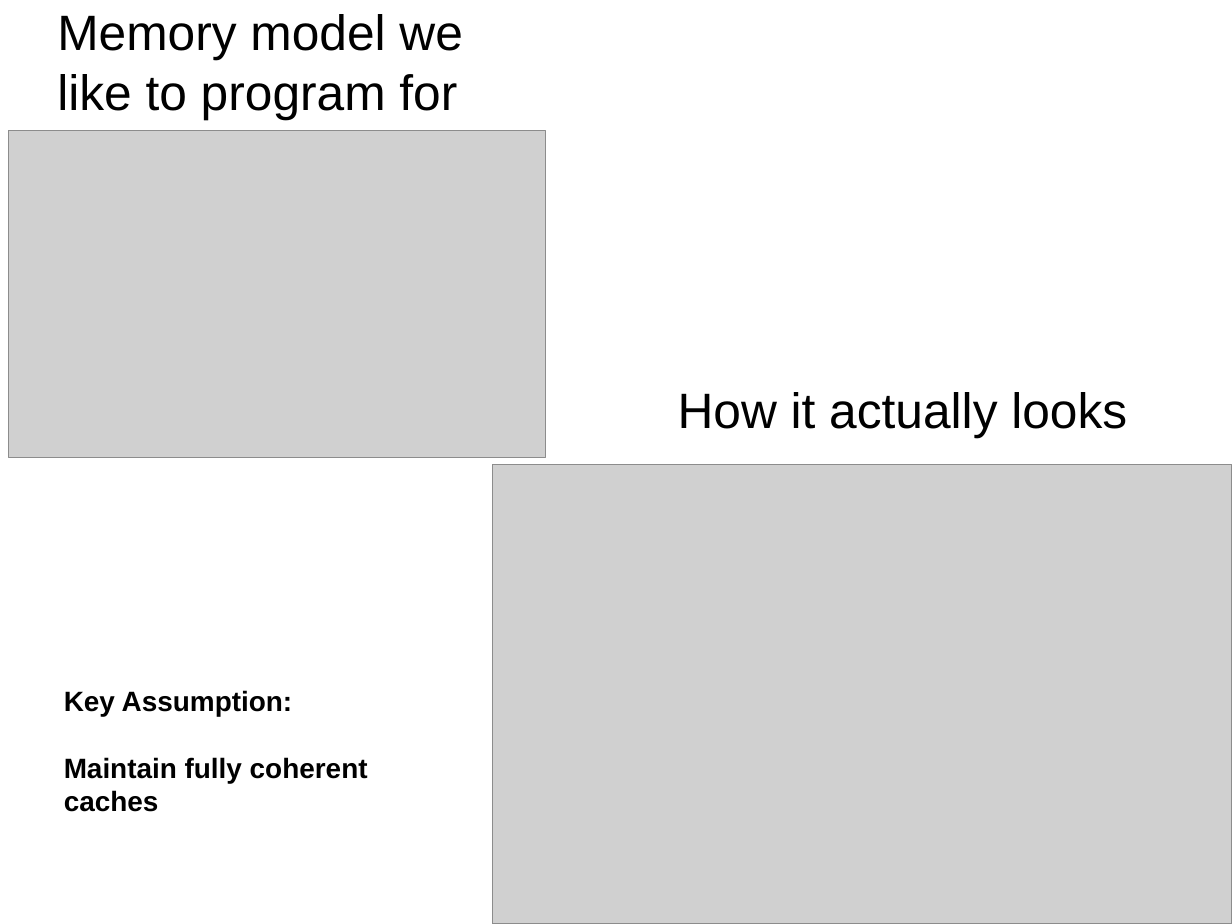
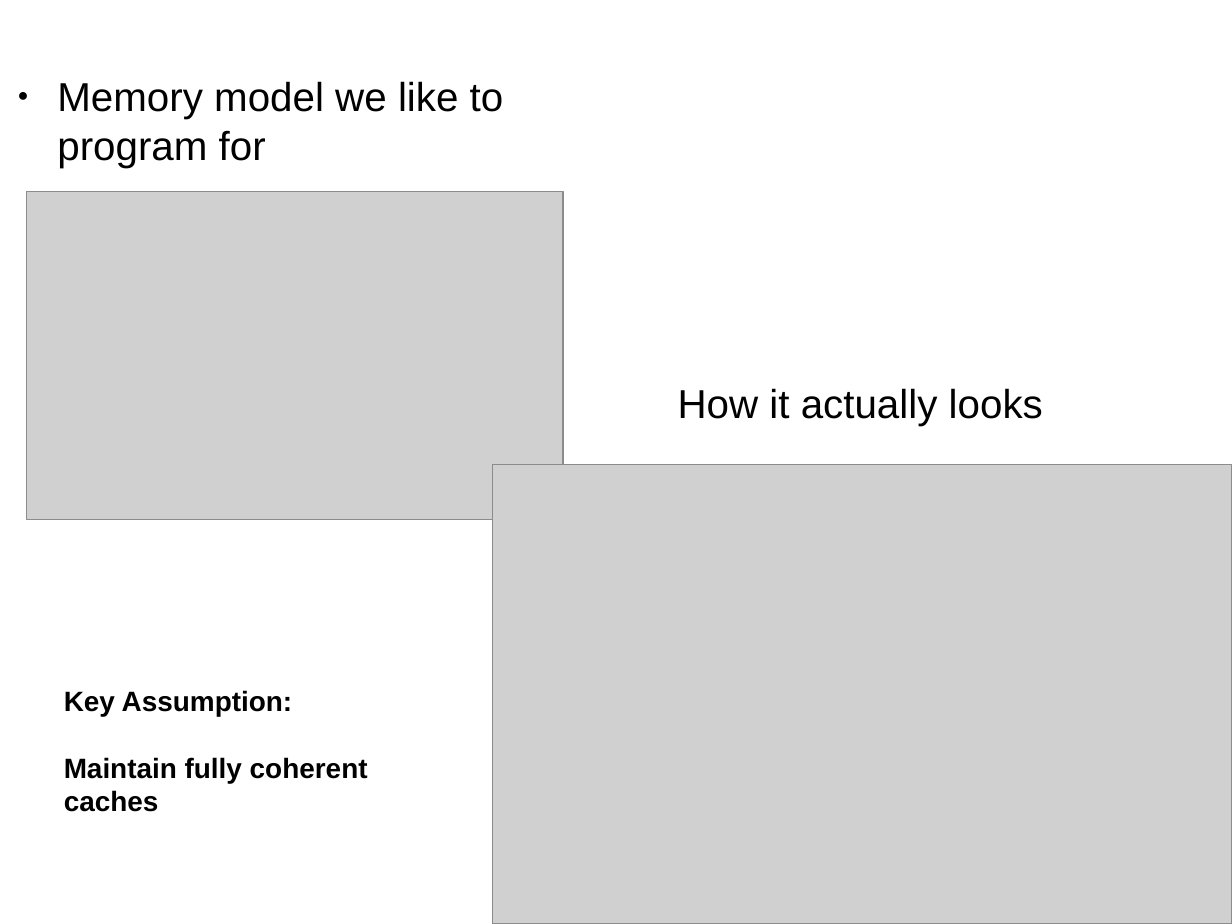
Before and after one commit to kks32/cpp-software-development, a slide deck: slide 2 of Ex14_Memory_Models_Compiler_Optimisation/Ex14_Memory_Models_Compiler_Optimisation.odp. Drawn at 1232x924 pixels with LibreOffice and Linux fonts; fonts in the diff are those of the drawing; grey boxes stand for pictures; background and template pictures are left out. Boxes give left, top, right and bottom in pixels: in the first picture for what was removed or moved away, otherwise in the second. Text is boxed around its words. In the diff, an @@ line names an element or a change of style, - is before the commit and + after.

```diff
--- a/Ex14_Memory_Models_Compiler_Optimisation/Ex14_Memory_Models_Compiler_Optimisation.odp
+++ b/Ex14_Memory_Models_Compiler_Optimisation/Ex14_Memory_Models_Compiler_Optimisation.odp
@@ text "Memory model we like to ..." at [57,81,504,168]: size 32 to 26 pt; bullet none to ● @@
@@ picture: place and size @@
-picture at [9,130,546,457]
+picture at [27,192,563,520]
@@ text "How it actually looks" at [678,388,1043,426]: size 32 to 26 pt @@
```
Also in this commit, not shown: 18 other slides changed, 6 other files.
